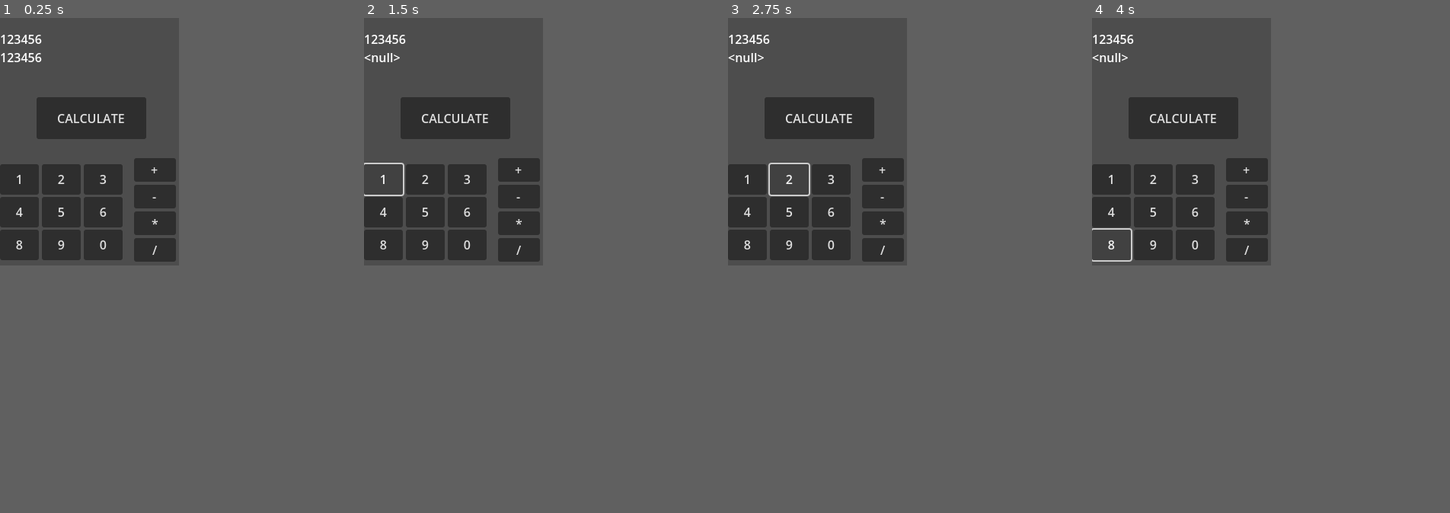
Above: before the commit, frames 1-4 (left to right).
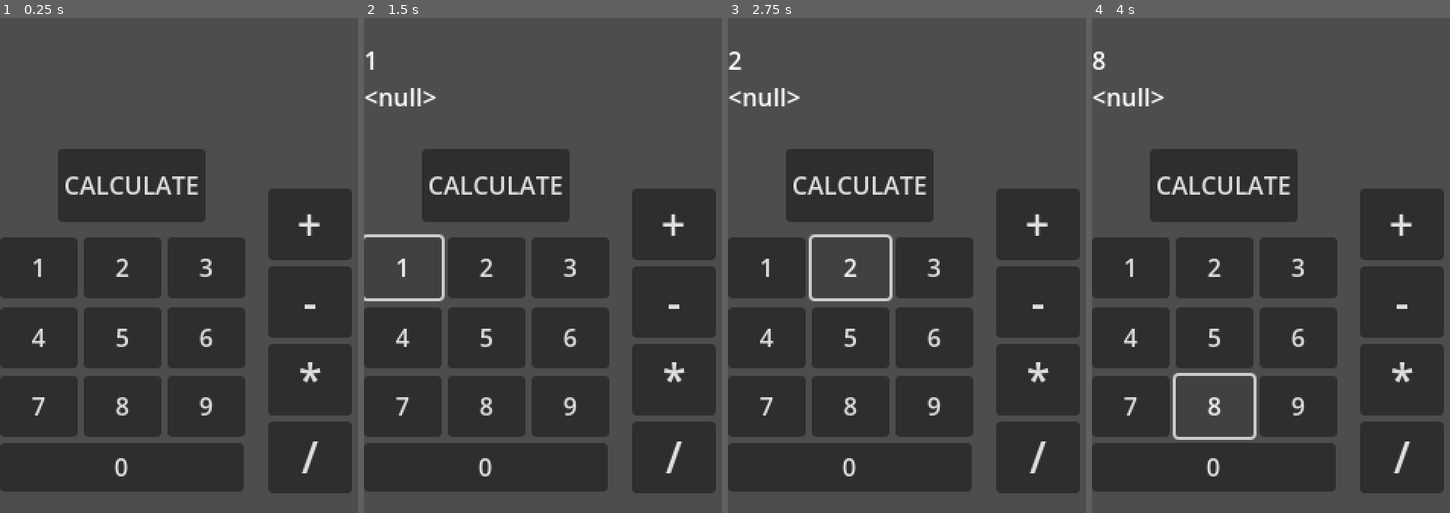
Above: after the commit, the same moments.

Repository: sam0622/Godot-Calculator
Game: Godot game, scene res://calculator.tscn
The game is run twice, just before and just after one commit, with the same random seed, the same clock (stepped at 60 frames per second) and the same inputs.
Inputs:
- Up to frame 1 (0.25 s): no input
- Up to frame 2 (1.5 s): click "CALCULATE" at 0.5 s; click "1" at 1.25 s
- Up to frame 3 (2.75 s): click "2" at 2 s
- Up to frame 4 (4 s): click "3" at 2.75 s; click "8" at 3.5 s
In our replay, the window is 235x325 before the commit and 470x650 after it. These sizes can differ from the game's own. Grey fills any space a smaller window leaves; there, only what the larger window draws over its background counts as a difference.

The runs differ from the first frame. In frame 1, 42% of the frame differs, in the area x 0-100%, y 0-100%; in frame 2, 42%; in frame 3, 42%; in frame 4, 42%.
Error before the commit: Parse Error: Expected ":" or "when" after "match" patterns. (res://NumberButtons.gd:8)

Commit message:
code everything and make it work

Diff:
--- a/NumberButtons.gd
+++ b/NumberButtons.gd
@@ -1,10 +1,39 @@
 extends Control
-signal button_pressed(string)
+signal button_pressed()
+signal operation_pressed()
+
+func _on_button_pressed(number):# Handles number signals
+	print(number)
+	match number:
+		1:
+			button_pressed.emit(1)
+		2:
+			button_pressed.emit(2)
+		3:
+			button_pressed.emit(3)
+		4:
+			button_pressed.emit(4)
+		5:
+			button_pressed.emit(5)
+		6:
+			button_pressed.emit(6)
+		7:
+			button_pressed.emit(7)
+		8:
+			button_pressed.emit(8)
+		9:
+			button_pressed.emit(9)
+		0:
+			button_pressed.emit(0)
 
 
-
-func _on_button_pressed(extra_arg_0):
-	match extra_arg_0:
-		case "1":
-			button_pressed.emit("1")
-		case "2": button_pressed.emit("2")
+func _on_operation_button_pressed(operation):# Handles operation signals
+	match operation:
+		"addition":
+			operation_pressed.emit("+")
+		"subtraction":
+			operation_pressed.emit("-")
+		"multiplication":
+			operation_pressed.emit("*")
+		"division":
+			operation_pressed.emit("/")
--- a/calculator.gd
+++ b/calculator.gd
@@ -5,8 +5,7 @@
 var operation = null
 
 
-
-func _on_calculate_button_pressed():
+func _on_calculate_button_pressed():# Preforms operations on inputs
 	if operation == "+":
 		result = input_1 + input_2
 	elif operation == "-":
@@ -14,8 +13,25 @@
 	elif operation == "*":
 		result = input_1 * input_2
 	elif operation == "/":
-		result = input_1 / input_2
+		result = float(input_1) / float(input_2)
 	$Result.text = str(result)
 	input_1 = null
 	input_2 = null
 	operation = null
+
+
+func _on_number_buttons_button_pressed(number):# Handles changing and displaying equation
+	if operation == null:
+		input_1 = number
+		$Input.text = ""
+		$Input.text += str(number)
+	else:
+		input_2 = number
+		$Input.text += str(number)
+
+
+
+
+func _on_calculator_buttons_operation_pressed(string):
+	$Input.text += string
+	operation = string
--- a/calculator.tscn
+++ b/calculator.tscn
@@ -19,10 +19,10 @@
 anchor_top = 0.5
 anchor_right = 0.5
 anchor_bottom = 0.5
-offset_left = -69.5
-offset_top = -58.5
-offset_right = 74.5
-offset_bottom = -3.5
+offset_left = -79.5
+offset_top = -76.5
+offset_right = 17.5
+offset_bottom = -28.5
 grow_horizontal = 2
 grow_vertical = 2
 text = "CALCULATE"
@@ -35,7 +35,6 @@
 offset_right = -19.0
 offset_bottom = 42.0
 grow_horizontal = 2
-text = "123456"
 autowrap_mode = 1
 
 [node name="Result" type="Label" parent="."]
@@ -46,70 +45,75 @@
 offset_right = -19.0
 offset_bottom = 66.0
 grow_horizontal = 2
-text = "123456"
 autowrap_mode = 1
 
-[node name="NumberButtons" type="Control" parent="."]
+[node name="CalculatorButtons" type="Control" parent="."]
 anchors_preset = 0
-offset_top = 184.0
-offset_right = 167.0
-offset_bottom = 321.0
+offset_top = 127.0
+offset_right = 163.0
+offset_bottom = 313.0
 script = ExtResource("2_hdta6")
-metadata/_edit_group_ = true
 
-[node name="ButtonRow1" type="HBoxContainer" parent="NumberButtons"]
+[node name="ButtonRow1" type="HBoxContainer" parent="CalculatorButtons"]
 layout_mode = 0
-offset_top = 8.0
+offset_top = 17.0
 offset_right = 161.0
-offset_bottom = 48.0
+offset_bottom = 57.0
 
-[node name="Button1" type="Button" parent="NumberButtons/ButtonRow1"]
+[node name="Button1" type="Button" parent="CalculatorButtons/ButtonRow1"]
 layout_mode = 2
 text = "    1    "
 
-[node name="Button2" type="Button" parent="NumberButtons/ButtonRow1"]
+[node name="Button2" type="Button" parent="CalculatorButtons/ButtonRow1"]
 layout_mode = 2
 text = "    2    "
 
-[node name="Button3" type="Button" parent="NumberButtons/ButtonRow1"]
+[node name="Button3" type="Button" parent="CalculatorButtons/ButtonRow1"]
 layout_mode = 2
 text = "    3    "
 
-[node name="ButtonRow3" type="HBoxContainer" parent="NumberButtons"]
+[node name="ButtonRow2" type="HBoxContainer" parent="CalculatorButtons"]
 layout_mode = 0
-offset_top = 94.0
+offset_top = 63.0
 offset_right = 161.0
-offset_bottom = 134.0
+offset_bottom = 103.0
 
-[node name="Button8" type="Button" parent="NumberButtons/ButtonRow3"]
+[node name="Button4" type="Button" parent="CalculatorButtons/ButtonRow2"]
+layout_mode = 2
+text = "    4    "
+
+[node name="Button5" type="Button" parent="CalculatorButtons/ButtonRow2"]
+layout_mode = 2
+text = "    5    "
+
+[node name="Button6" type="Button" parent="CalculatorButtons/ButtonRow2"]
+layout_mode = 2
+text = "    6    "
+
+[node name="ButtonRow3" type="HBoxContainer" parent="CalculatorButtons"]
+layout_mode = 0
+offset_top = 108.0
+offset_right = 161.0
+offset_bottom = 148.0
+
+[node name="Button7" type="Button" parent="CalculatorButtons/ButtonRow3"]
+layout_mode = 2
+text = "    7    "
+
+[node name="Button8" type="Button" parent="CalculatorButtons/ButtonRow3"]
 layout_mode = 2
 text = "    8    "
 
-[node name="Button9" type="Button" parent="NumberButtons/ButtonRow3"]
+[node name="Button9" type="Button" parent="CalculatorButtons/ButtonRow3"]
 layout_mode = 2
 text = "    9    "
 
-[node name="Button0" type="Button" parent="NumberButtons/ButtonRow3"]
-layout_mode = 2
-text = "    0    "
-
-[node name="ButtonRow2" type="HBoxContainer" parent="NumberButtons"]
+[node name="Button0" type="Button" parent="CalculatorButtons"]
 layout_mode = 0
-offset_top = 51.0
-offset_right = 161.0
-offset_bottom = 91.0
-
-[node name="Button4" type="Button" parent="NumberButtons/ButtonRow2"]
-layout_mode = 2
-text = "    4    "
-
-[node name="Button5" type="Button" parent="NumberButtons/ButtonRow2"]
-layout_mode = 2
-text = "    5    "
-
-[node name="Button6" type="Button" parent="NumberButtons/ButtonRow2"]
-layout_mode = 2
-text = "    6    "
+offset_top = 152.0
+offset_right = 160.0
+offset_bottom = 184.0
+text = "0"
 
 [node name="OperationButtons" type="VBoxContainer" parent="."]
 layout_mode = 1
@@ -119,31 +123,49 @@
 anchor_right = 1.0
 anchor_bottom = 1.0
 offset_left = -59.0
-offset_top = -141.0
+offset_top = -213.0
 offset_right = -4.0
-offset_bottom = -5.0
+offset_bottom = -13.0
 grow_horizontal = 0
 grow_vertical = 0
 metadata/_edit_group_ = true
 
 [node name="AddButton" type="Button" parent="OperationButtons"]
 layout_mode = 2
+theme_override_font_sizes/font_size = 28
 text = "+"
 
 [node name="SubtractButton" type="Button" parent="OperationButtons"]
 layout_mode = 2
+theme_override_font_sizes/font_size = 28
 text = "-
 "
 
 [node name="MultiplyButton" type="Button" parent="OperationButtons"]
 layout_mode = 2
+theme_override_font_sizes/font_size = 28
 text = "*
 "
 
 [node name="DivideButton" type="Button" parent="OperationButtons"]
 layout_mode = 2
+theme_override_font_sizes/font_size = 28
 text = "/"
 
 [connection signal="pressed" from="CalculateButton" to="." method="_on_calculate_button_pressed"]
-[connection signal="pressed" from="NumberButtons/ButtonRow1/Button1" to="NumberButtons" method="_on_button_pressed" binds= [1]]
-[connection signal="pressed" from="NumberButtons/ButtonRow1/Button2" to="NumberButtons" method="_on_button_pressed" binds= [2]]
+[connection signal="button_pressed" from="CalculatorButtons" to="." method="_on_number_buttons_button_pressed"]
+[connection signal="operation_pressed" from="CalculatorButtons" to="." method="_on_calculator_buttons_operation_pressed"]
+[connection signal="pressed" from="CalculatorButtons/ButtonRow1/Button1" to="CalculatorButtons" method="_on_button_pressed" binds= [1]]
+[connection signal="pressed" from="CalculatorButtons/ButtonRow1/Button2" to="CalculatorButtons" method="_on_button_pressed" binds= [2]]
+[connection signal="pressed" from="CalculatorButtons/ButtonRow1/Button3" to="CalculatorButtons" method="_on_button_pressed" binds= [3]]
+[connection signal="pressed" from="CalculatorButtons/ButtonRow2/Button4" to="CalculatorButtons" method="_on_button_pressed" binds= [4]]
+[connection signal="pressed" from="CalculatorButtons/ButtonRow2/Button5" to="CalculatorButtons" method="_on_button_pressed" binds= [5]]
+[connection signal="pressed" from="CalculatorButtons/ButtonRow2/Button6" to="CalculatorButtons" method="_on_button_pressed" binds= [6]]
+[connection signal="pressed" from="CalculatorButtons/ButtonRow3/Button7" to="CalculatorButtons" method="_on_button_pressed" binds= [7]]
+[connection signal="pressed" from="CalculatorButtons/ButtonRow3/Button8" to="CalculatorButtons" method="_on_button_pressed" binds= [8]]
+[connection signal="pressed" from="CalculatorButtons/ButtonRow3/Button9" to="CalculatorButtons" method="_on_button_pressed" binds= [9]]
+[connection signal="pressed" from="CalculatorButtons/Button0" to="CalculatorButtons" method="_on_button_pressed" binds= [0]]
+[connection signal="pressed" from="OperationButtons/AddButton" to="CalculatorButtons" method="_on_operation_button_pressed" binds= ["addition"]]
+[connection signal="pressed" from="OperationButtons/SubtractButton" to="CalculatorButtons" method="_on_operation_button_pressed" binds= ["subtraction"]]
+[connection signal="pressed" from="OperationButtons/MultiplyButton" to="CalculatorButtons" method="_on_operation_button_pressed" binds= ["multiplication"]]
+[connection signal="pressed" from="OperationButtons/DivideButton" to="CalculatorButtons" method="_on_operation_button_pressed" binds= ["division"]]
--- a/project.godot
+++ b/project.godot
@@ -19,6 +19,8 @@
 
 window/size/viewport_width=235
 window/size/viewport_height=325
+window/stretch/mode="viewport"
+window/handheld/orientation=1
 
 [rendering]
 
